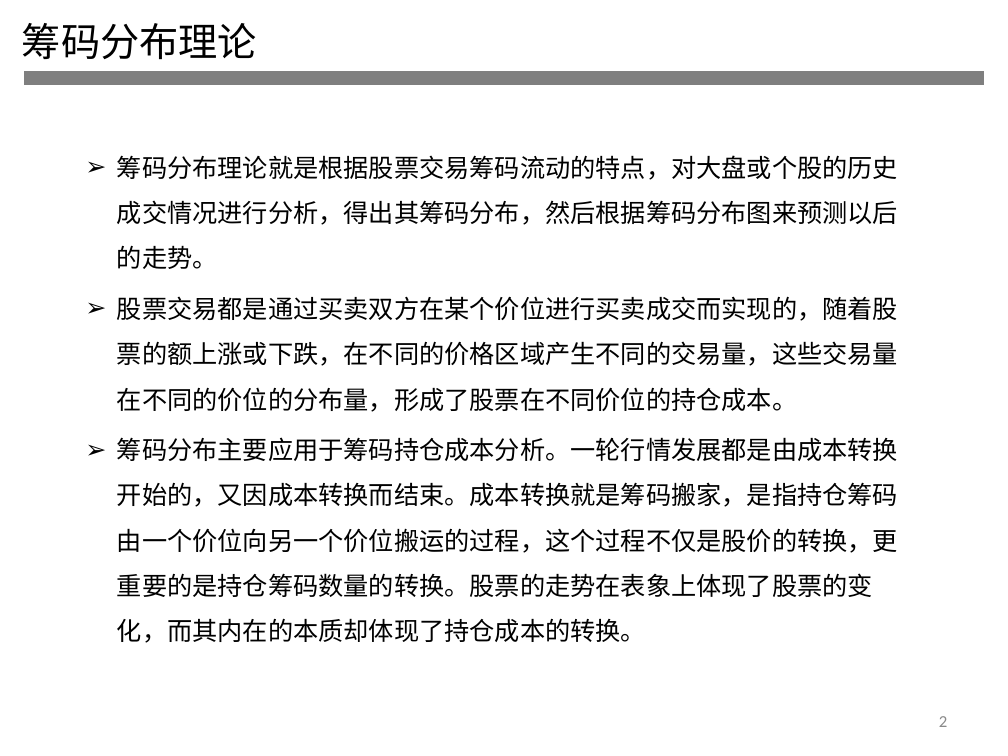
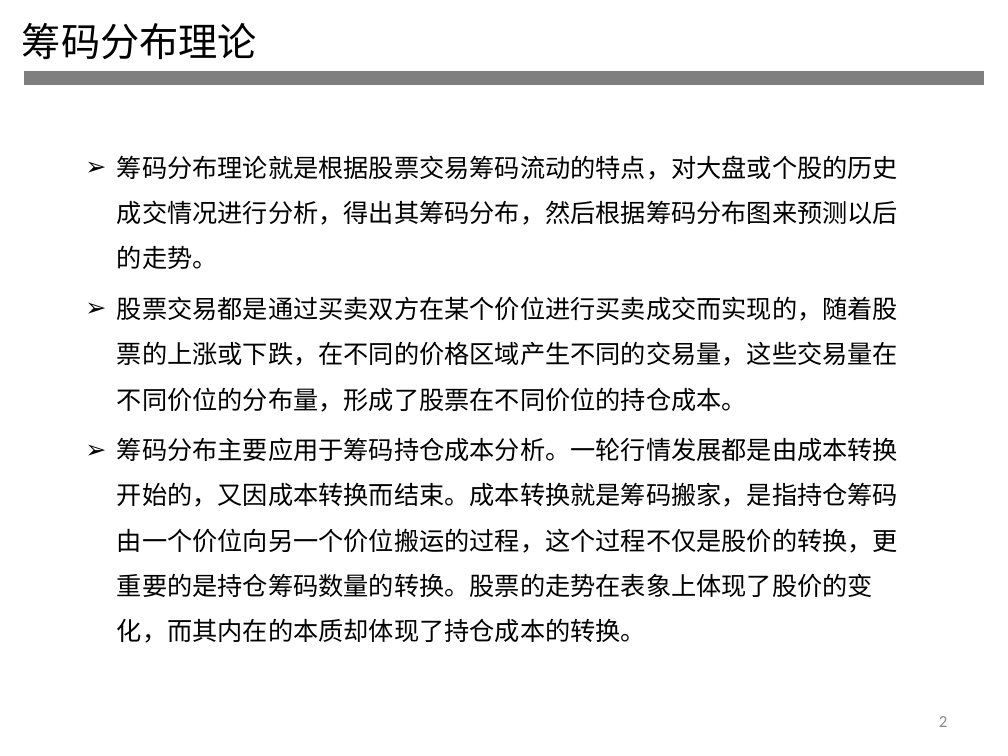
Before and after one commit to rafs/MultiFactor, a slide deck: slide 2 of doc/筹码分布因子.pptx. Drawn at 1008x756 pixels with LibreOffice and Linux fonts; fonts in the diff are those of the drawing. Boxes give left, top, right and bottom in pixels: in the first picture for what was removed or moved away, otherwise in the second. Text is boxed around its words. In the diff, an @@ line names an element or a change of style, - is before the commit and + after.

```diff
--- a/doc/筹码分布因子.pptx
+++ b/doc/筹码分布因子.pptx
@@ text at (x1=117, y1=296, x2=898, y2=643): text changed @@
-➢ 股票交易都是通过买卖双方在某个价位进行买卖成交而实现的，随着股票的额上涨或下跌，在不同的价格区域产生不同的交易量，这些交易量在不同的价位的分布量，形成了股票在不同价位的持仓成本。
-➢ 筹码分布主要应用于筹码持仓成本分析。一轮行情发展都是由成本转换开始的，又因成本转换而结束。成本转换就是筹码搬家，是指持仓筹码由一个价位向另一个价位搬运的过程，这个过程不仅是股价的转换，更重要的是持仓筹码数量的转换。股票的走势在表象上体现了股票的变化，而其内在的本质却体现了持仓成本的转换。
+➢ 股票交易都是通过买卖双方在某个价位进行买卖成交而实现的，随着股票的上涨或下跌，在不同的价格区域产生不同的交易量，这些交易量在不同价位的分布量，形成了股票在不同价位的持仓成本。
+➢ 筹码分布主要应用于筹码持仓成本分析。一轮行情发展都是由成本转换开始的，又因成本转换而结束。成本转换就是筹码搬家，是指持仓筹码由一个价位向另一个价位搬运的过程，这个过程不仅是股价的转换，更重要的是持仓筹码数量的转换。股票的走势在表象上体现了股价的变化，而其内在的本质却体现了持仓成本的转换。
```
Also in this commit, not shown: 1 other slide changed, 11 other files.
